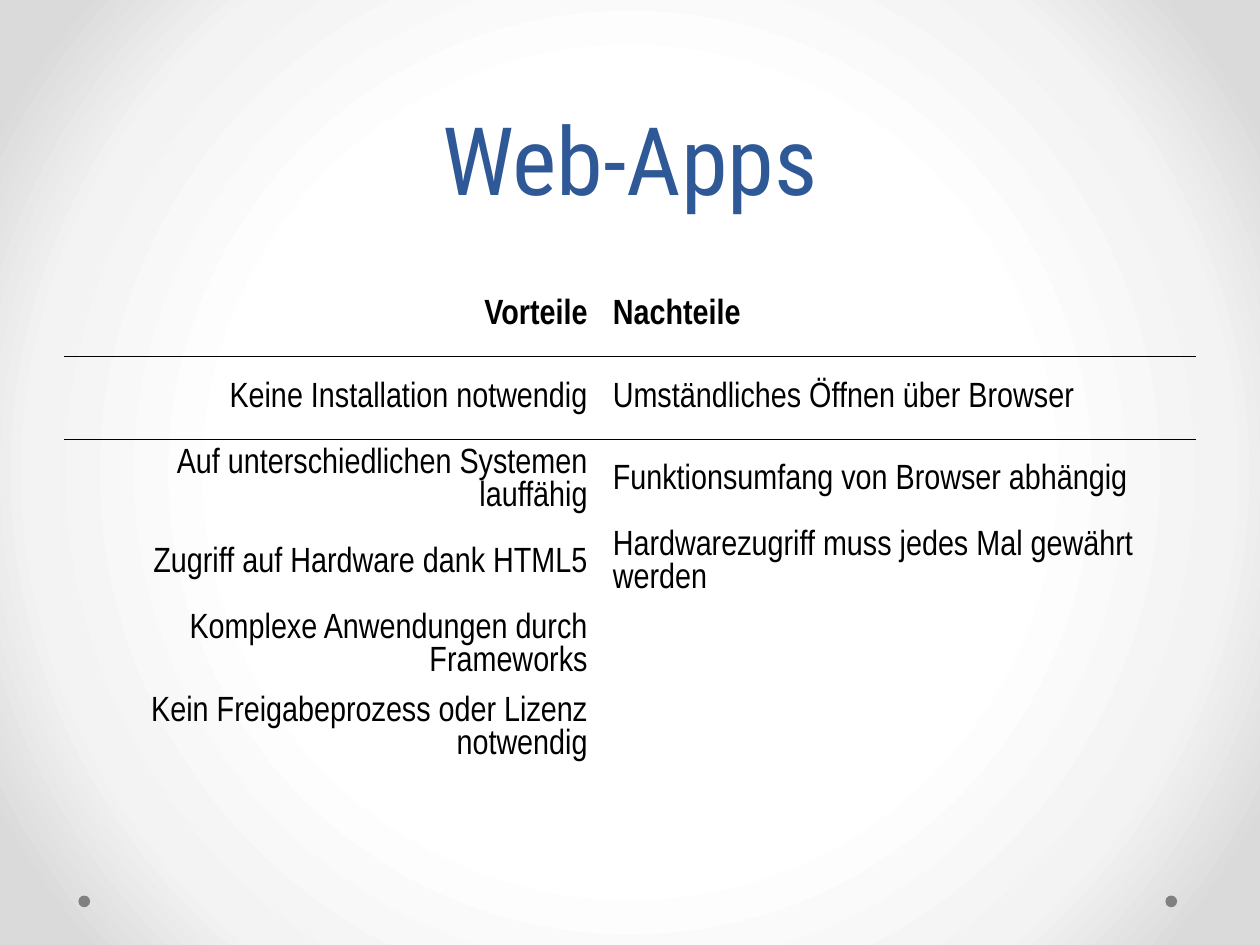
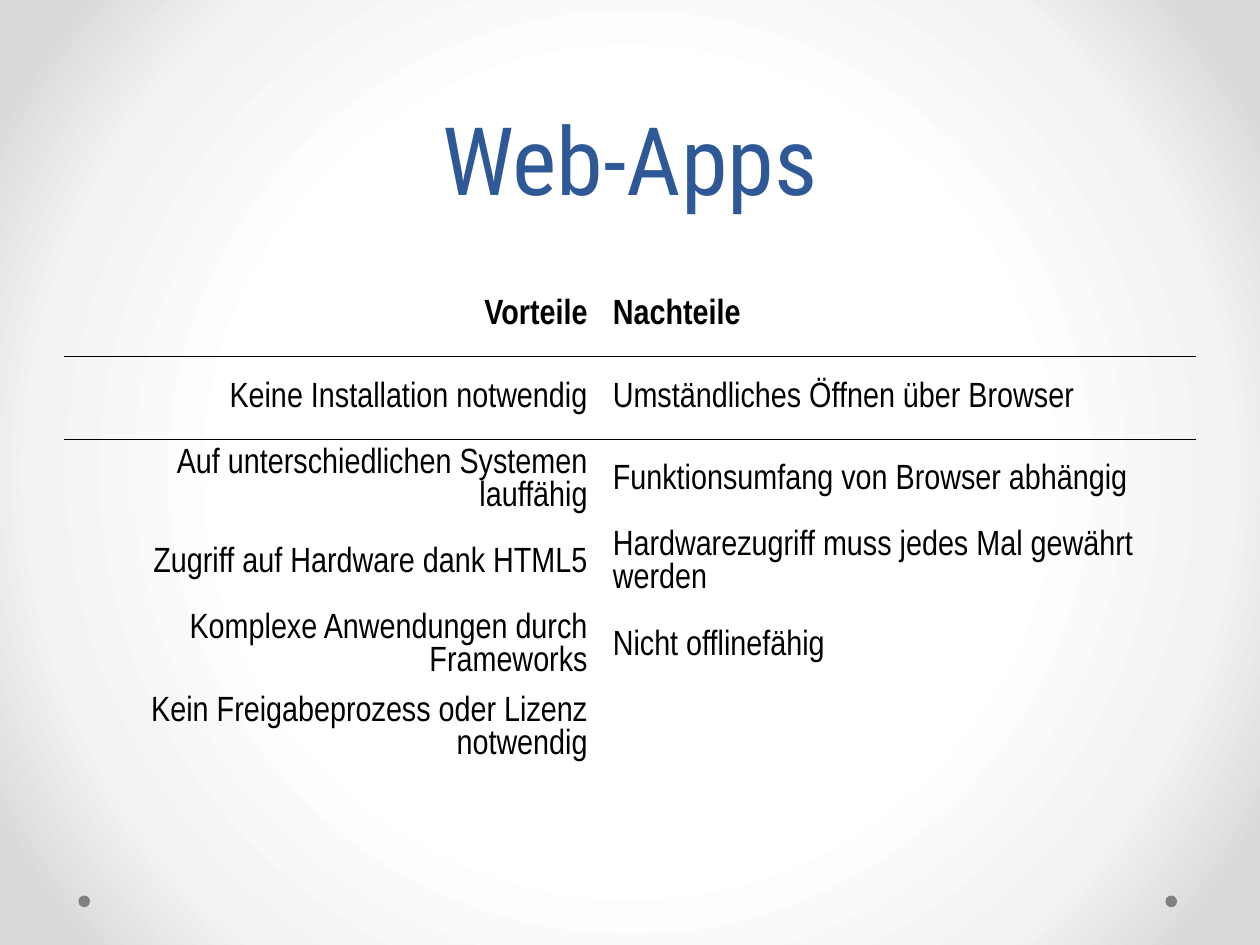
Before and after one commit to ss-proto/PA2, a slide deck: slide 18 of presentation/ss-proto.pptx. Drawn at 1260x945 pixels with LibreOffice and Linux fonts; fonts in the diff are those of the drawing. Boxes give left, top, right and bottom in pixels: in the first picture for what was removed or moved away, otherwise in the second. Text is boxed around its words. In the diff, an @@ line names an element or a change of style, - is before the commit and + after.

```diff
--- a/presentation/ss-proto.pptx
+++ b/presentation/ss-proto.pptx
@@ table at box(64, 275, 1194, 771) @@
-row 5, column 2: 
+row 5, column 2: Nicht offlinefähig
```
Also in this commit, not shown: 5 other slides changed, 1 slide added, 31 other files.
